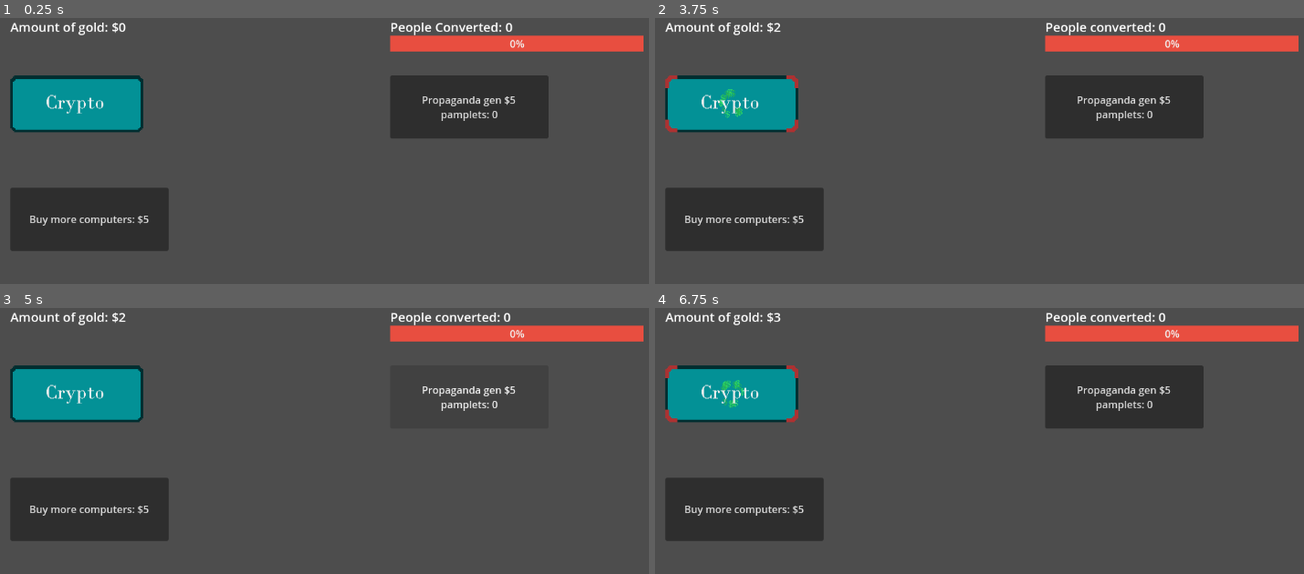
Above: before the commit, frames 1-4 (two rows, left to right).
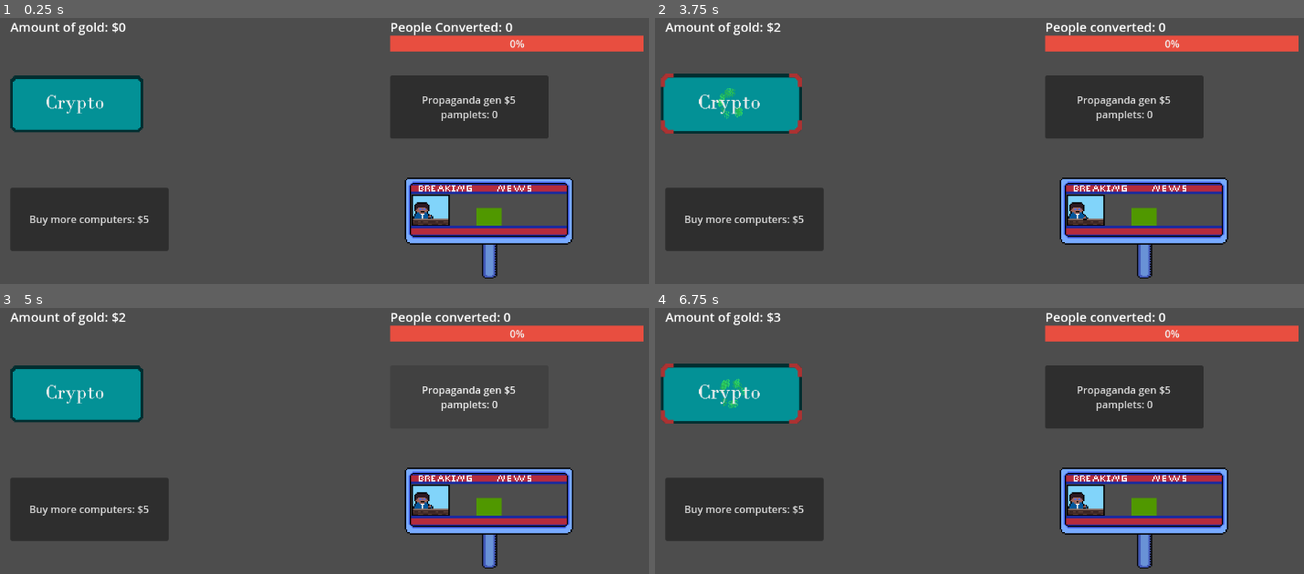
Above: after the commit, the same moments.

Repository: Tender-Bytes/PirateJam14v2
Game: Godot game, scene res://Scenes/Levels/testLevel.tscn
Two runs of this game, one before a commit and one after it. Both use one fixed random seed, a clock stepped at 60 frames per second and the inputs below.
Inputs (mouse positions are in pixels of both pictures, inside the frame that each line leads up to):
- Up to frame 1 (0.25 s): no input
- Up to frame 2 (3.75 s): click (732, 103) at 0.5 s; click "Propaganda gen $5 pamplets: 0" at 1.25 s; click "Buy more computers: $5" at 2 s; click (1141, 220) at 2.77 s; click (732, 103) at 3.5 s
- Up to frame 3 (5 s): click "Propaganda gen $5 pamplets: 0" at 4.25 s
- Up to frame 4 (6.75 s): click "Buy more computers: $5" at 5 s; click (1141, 510) at 5.77 s; click (732, 393) at 6.5 s

The runs differ from the first frame. In frame 1, 4.9% of the frame differs, in the area x 62-89%, y 59-98%; in frame 2, 6.2%; in frame 3, 4.9%; in frame 4, 6.2%, in the area x 0-89%, y 20-98%.

Commit message:
extra

Diff:
--- a/Scenes/Currency/Default Gold Generate/gold_gen.gd
+++ b/Scenes/Currency/Default Gold Generate/gold_gen.gd
@@ -19,6 +19,8 @@
 	pass
 
 
+
+
 func _on_button_pressed():
 	amount = 1 * pc_owned
 	money.change_value.emit(amount)
--- a/Scenes/Levels/testLevel.tscn
+++ b/Scenes/Levels/testLevel.tscn
@@ -6,10 +6,11 @@
 [ext_resource type="Script" path="res://Scenes/UI/progress_bar.gd" id="2_0urtt"]
 [ext_resource type="Script" path="res://Scenes/Conversion/converted.gd" id="2_4vl5k"]
 [ext_resource type="PackedScene" uid="uid://cf2ptl5nxbxm0" path="res://Scenes/Currency/money.tscn" id="2_ggqnb"]
-[ext_resource type="Script" path="res://Scenes/Currency/Default Gold Generate/gold_gen.gd" id="2_gqcio"]
 [ext_resource type="Script" path="res://Scenes/Currency/money.gd" id="3_lbfjy"]
 [ext_resource type="PackedScene" uid="uid://chackx4vt2u06" path="res://Scenes/Conversion/Propaganda/propaganda_gen.tscn" id="5_xw5ny"]
+[ext_resource type="PackedScene" uid="uid://busxrdj0nbjjw" path="res://Scenes/kami_scenes/newscaster.tscn" id="10_otc74"]
 [ext_resource type="PackedScene" uid="uid://d0r4w2dt410pj" path="res://Scenes/Currency/Default Gold Generate/pc_extra.tscn" id="10_uu874"]
+[ext_resource type="PackedScene" uid="uid://c8k0d8llapnfh" path="res://Scenes/kami_scenes/scrolling_news.tscn" id="11_4nw78"]
 
 [node name="TestLevel" type="Node2D"]
 
@@ -30,10 +31,21 @@
 
 [node name="default gold gen" parent="." instance=ExtResource("1_f2gaw")]
 position = Vector2(136, 91)
-script = ExtResource("2_gqcio")
 
 [node name="propaganda_gen" parent="." instance=ExtResource("5_xw5ny")]
 position = Vector2(736, 91)
 
 [node name="pc_extra" parent="." instance=ExtResource("10_uu874")]
 position = Vector2(136, 269)
+
+[node name="Newscaster" parent="." instance=ExtResource("10_otc74")]
+position = Vector2(892, 333)
+
+[node name="Scrolling news" parent="." instance=ExtResource("11_4nw78")]
+layout_direction = 2
+offset_left = 241.0
+offset_top = 478.0
+offset_right = 2241.0
+offset_bottom = 510.0
+theme_override_font_sizes/normal_font_size = 32
+fit_content = true
--- a/Scenes/kami_scenes/button_scene.gd
+++ b/Scenes/kami_scenes/button_scene.gd
@@ -1,5 +1,7 @@
 extends TextureButton
 @export var parti:Texture2D
+var og_size=scale
+var g_size=Vector2(1.06,1.06)
 
 # Called when the node enters the scene tree for the first time.
 func _ready():
@@ -15,13 +17,19 @@
 
 func _on_mouse_entered():
 	if not(disabled):
+		grow_btn(g_size,.1)
 		$hover.show()
 
 
 
 func _on_hover_mouse_exited():
 	if not(disabled):
+		grow_btn(og_size,.1)
 		$hover.hide()
+
+func grow_btn(size:Vector2, duration:float):
+	var tween= create_tween().set_trans(Tween.TRANS_LINEAR).set_ease(Tween.EASE_IN_OUT)
+	tween.tween_property(self,'scale',size,duration)
 
 
 func _on_pressed():
--- a/Scenes/kami_scenes/button_scene.tscn
+++ b/Scenes/kami_scenes/button_scene.tscn
@@ -24,6 +24,7 @@
 offset_bottom = -558.0
 grow_horizontal = 2
 grow_vertical = 2
+pivot_offset = Vector2(110, 45)
 texture_normal = ExtResource("1_txkj5")
 texture_pressed = ExtResource("4_xsthm")
 script = ExtResource("4_2rivj")
--- a/Scenes/kami_scenes/newscaster.tscn
+++ b/Scenes/kami_scenes/newscaster.tscn
@@ -54,7 +54,7 @@
 color = Color(0.313726, 0.596078, 0, 1)
 
 [node name="anchorboy" type="AnimatedSprite2D" parent="."]
-position = Vector2(-47, -14)
+position = Vector2(-92, -28)
 sprite_frames = SubResource("SpriteFrames_33kk4")
 animation = &"idle"
 frame_progress = 0.453985
Not shown: 1 places in Scenes/Levels/testLevel.tscn that only renumber resources
